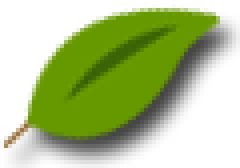
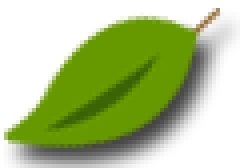
Layers edited between the first and the second 240 × 168 image:
painted on "Feuille" over bbox(4, 4, 220, 152)
painted on "Tige" over bbox(0, 8, 224, 148)
